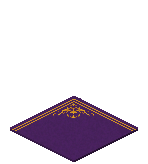
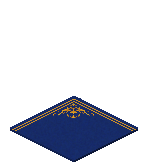
Comparing the layer stacks of the two 148×164 images. Changes:
pixels changed over [10, 96, 138, 162] (layer not identified)
